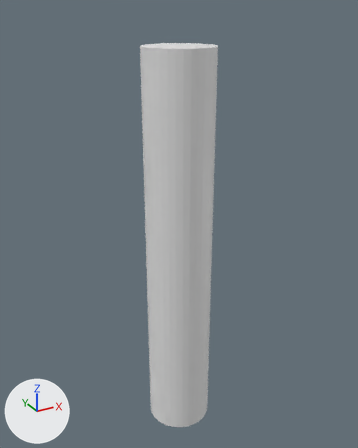
The OBJ model meshes/branch.obj, before and after one commit.
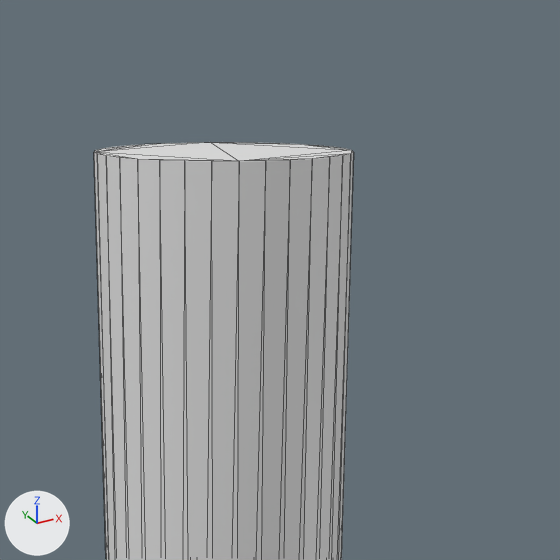
Each version appears first whole from a 50 mm lens placed at (-0.543, -0.988, 1.078), pointed at (0.01, 0.019, 0.574), and next in a close-up on the part from 31% to 78% of the width and 0% to 38% of the height. Lighting does not change. The marker at lower left points along +X, +Y and +Z. The close-ups show mesh edges as thin lines. Where no turn or scale is listed for an object, it has been applied to the vertices.

The older version as bpy lines, for what is in view:
```python
me_cylinder = bpy.data.meshes.new('Cylinder')
me_cylinder.from_pydata(...)  # a 32-sided cylinder along z spanning x -0.083..0.083, y -0.083..0.083, z 0.0..1.0
ob_cylinder = bpy.data.objects.new('Cylinder', me_cylinder)
ob_cylinder.location = (0.0, 0.0, 0.0)
```
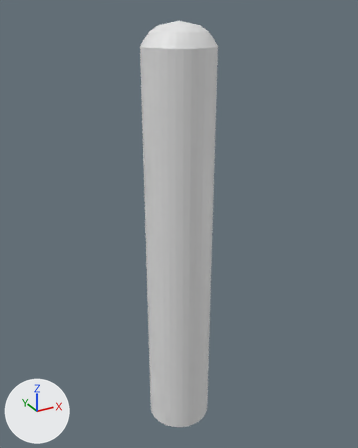
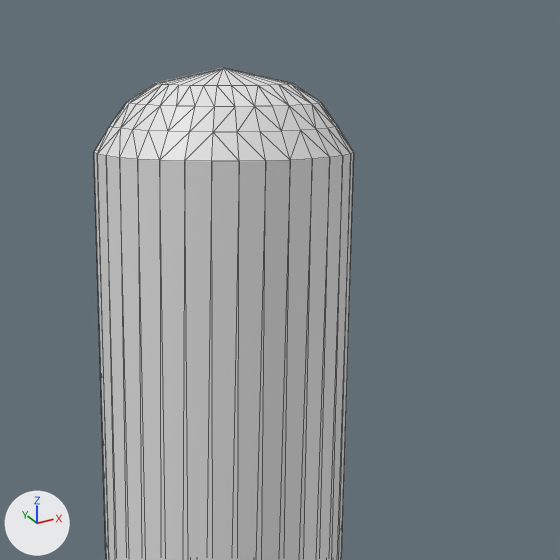
Edits to the bpy script that builds the scene:
```text
Change me_cylinder:
    used by ob_cylinder; location = (0.0, 0.0, 0.0)
    remove me_cylinder.from_pydata(...)  # 64 vertices, 124 faces; spans x -0.083..0.083, y -0.083..0.083, z 0.0..1.0
    add me_cylinder.from_pydata(...)  # 161 vertices, 318 faces; spans x -0.083..0.083, y -0.083..0.083, z 0.0..1.05
    me_cylinder part 1
    30 faces are deleted
    97 vertices are added at x -0.073..0.073, y -0.073..0.073, z 1.016..1.05
    224 new faces join them
```

Where the change shows, as pixel boxes [x1, y1, x2, y2] in the close-ups (560 x 560 px):
'Cylinder', reshaped
    before: [94, 142, 354, 560]
    after: [94, 68, 354, 560]
part 1 of me_cylinder, built on
    before: [94, 142, 353, 161]
    after: [94, 68, 353, 161]
